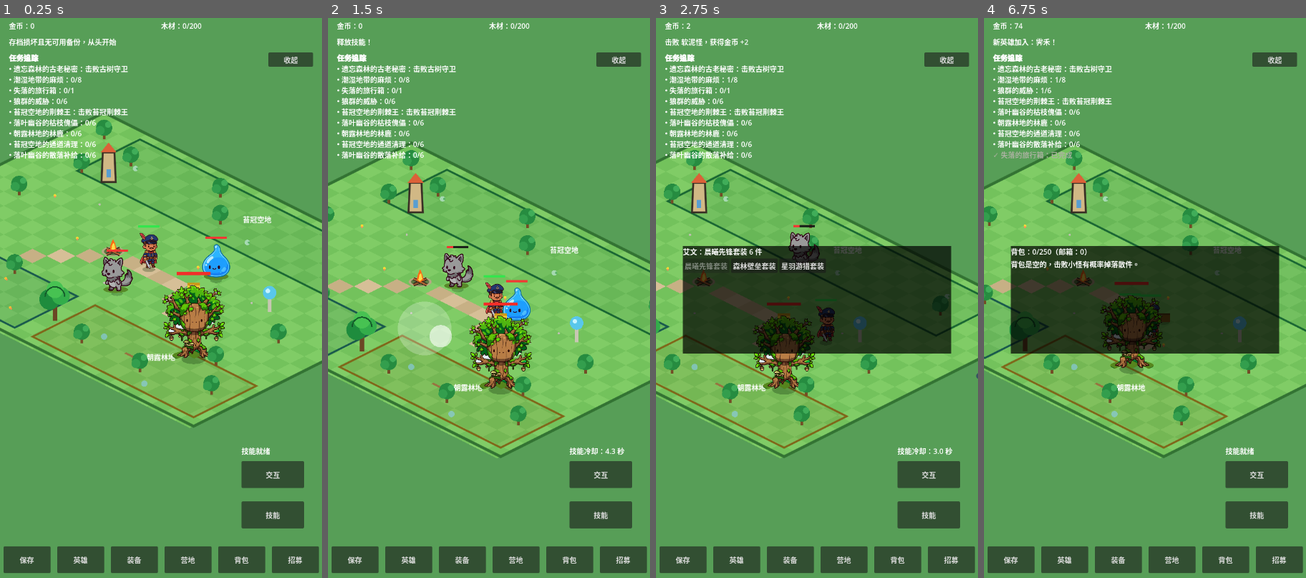
Above: before the commit, frames 1-4 (left to right).
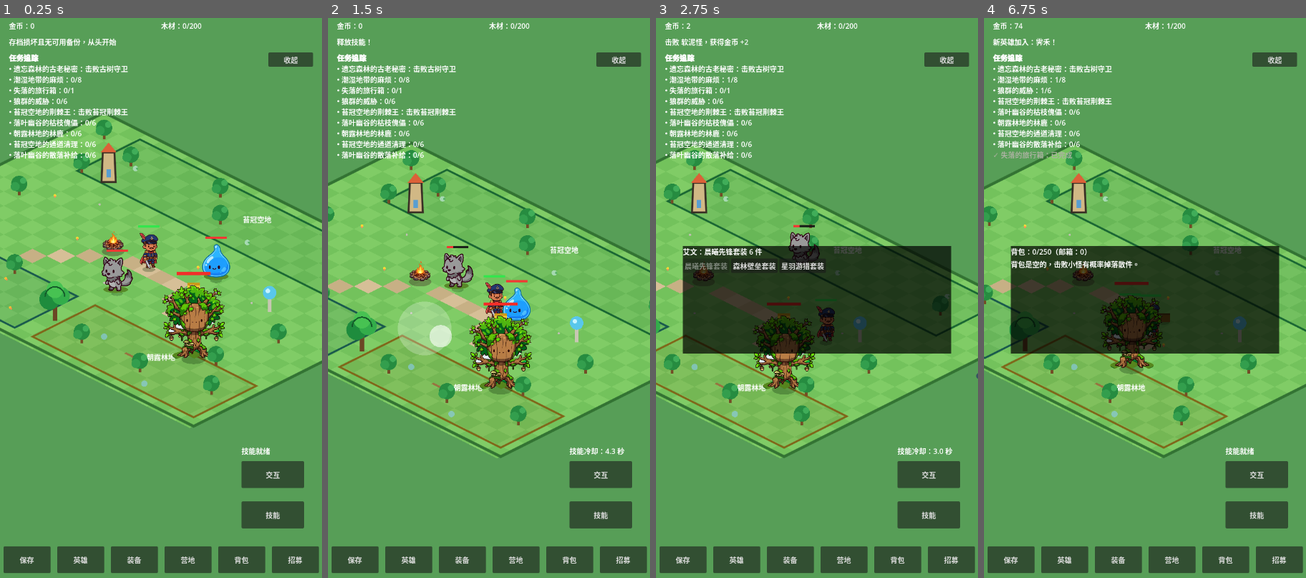
Above: after the commit, the same moments.

Repository: oneyi53/game
Game: Godot game, scene res://scenes/main.tscn
The game is run twice, just before and just after one commit, with the same random seed, the same clock (stepped at 60 frames per second) and the same inputs.
Inputs (mouse positions are in pixels of both pictures, inside the frame that each line leads up to):
- Up to frame 1 (0.25 s): no input
- Up to frame 2 (1.5 s): tap Enter at 0.5 s; move the mouse to (559, 270) at 0.52 s; hold Right (ui_right) 0.53-1.25 s; tap E at 0.6 s; click (559, 270) at 0.67 s; tap Space at 0.77 s; drag from (424, 326) to (598, 410) at 1.27 s
- Up to frame 3 (2.75 s): move the mouse to (849, 174) at 2.02 s; hold Right (ui_right) from 2.03 s (still down); tap Q at 2.1 s
- Up to frame 4 (6.75 s): release Right (ui_right) at 2.75 s; drag from (1128, 415) to (1048, 214) at 2.77 s; move the mouse to (1241, 387) at 3.52 s; hold Left (ui_left) 3.53-4.25 s; tap B at 3.6 s; tap Space at 3.77 s; drag from (1048, 214) to (1222, 410) at 4.27 s; move the mouse to (1161, 298) at 5.02 s; hold Down (ui_down) 5.03-5.75 s; tap E at 5.1 s; click (1161, 298) at 5.17 s; drag from (1096, 158) to (1080, 326) at 5.77 s; move the mouse to (1215, 270) at 6.52 s; hold Up (ui_up) from 6.53 s (still down); tap Q at 6.6 s

The runs differ from the first frame. In frame 1, 0.2% of the frame differs, in the area x 31-39%, y 38-43%; in frame 2, 0.2%, in the area x 25-33%, y 43-49%; in frame 3, 0.1%; in frame 4, 0.1%.

Commit message:
Integrate Muse campfire landmark sprite

Diff:
--- a/scripts/interactable/campfire.gd
+++ b/scripts/interactable/campfire.gd
@@ -2,6 +2,7 @@
 extends Node2D
 
 const WorldProjectionScript = preload("res://scripts/core/world_projection.gd")
+const CAMPFIRE_TEXTURE: Texture2D = preload("res://assets/art-v1/sprites/scene/campfire.png")
 
 # Placeholder campfire marker, drawn in code like the map: an orange
 # circle with a flame dot. No art asset, no gameplay logic here;
@@ -9,15 +10,9 @@
 # exactly like the chest, so this node can never lock a zone.
 
 func _draw() -> void:
-    draw_set_transform(WorldProjectionScript.world_to_screen(global_position) - global_position)
-    # Clear readable firepit: stone ring, crossed logs and a tall flame.
-    draw_set_transform(WorldProjectionScript.world_to_screen(global_position) - global_position, 0.0, Vector2(1.0, 0.42))
-    draw_circle(Vector2.ZERO, 25.0, Color(0.28, 0.22, 0.16, 0.55))
-    draw_arc(Vector2.ZERO, 23.0, 0.0, TAU, 32, Color(0.72, 0.66, 0.52), 4.0, true)
-    draw_set_transform(WorldProjectionScript.world_to_screen(global_position) - global_position)
-    draw_line(Vector2(-15.0, 7.0), Vector2(15.0, -7.0), Color(0.16, 0.12, 0.1), 7.0)
-    draw_line(Vector2(-15.0, 7.0), Vector2(15.0, -7.0), Color(0.56, 0.34, 0.18), 4.0)
-    draw_line(Vector2(15.0, 7.0), Vector2(-15.0, -7.0), Color(0.16, 0.12, 0.1), 7.0)
-    draw_line(Vector2(15.0, 7.0), Vector2(-15.0, -7.0), Color(0.66, 0.4, 0.2), 4.0)
-    draw_colored_polygon(PackedVector2Array([Vector2(-8.0, -4.0), Vector2(-5.0, -17.0), Vector2(0.0, -28.0), Vector2(5.0, -17.0), Vector2(8.0, -4.0), Vector2(0.0, 1.0)]), Color(1.0, 0.42, 0.08))
-    draw_colored_polygon(PackedVector2Array([Vector2(-4.0, -4.0), Vector2(-2.0, -15.0), Vector2(2.0, -20.0), Vector2(5.0, -7.0), Vector2(0.0, -1.0)]), Color(1.0, 0.86, 0.28))
+    var projection_offset: Vector2 = WorldProjectionScript.world_to_screen(global_position) - global_position
+    draw_set_transform(projection_offset, 0.0, Vector2(1.0, 0.42))
+    draw_circle(Vector2.ZERO, 25.0, Color(0.28, 0.22, 0.16, 0.42))
+    draw_set_transform(projection_offset)
+    # 512px canvas, bottom anchor (256, 480), displayed at 90px high.
+    draw_texture_rect(CAMPFIRE_TEXTURE, Rect2(-45.0, -84.375, 90.0, 90.0), false)
